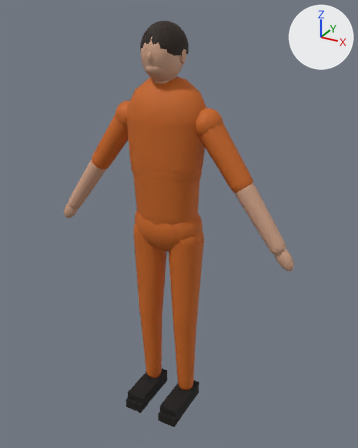
Two versions of the glTF model games/nyghtshade-hollow/tests/fixtures/raw/standin-mh-split.glb, one commit apart.
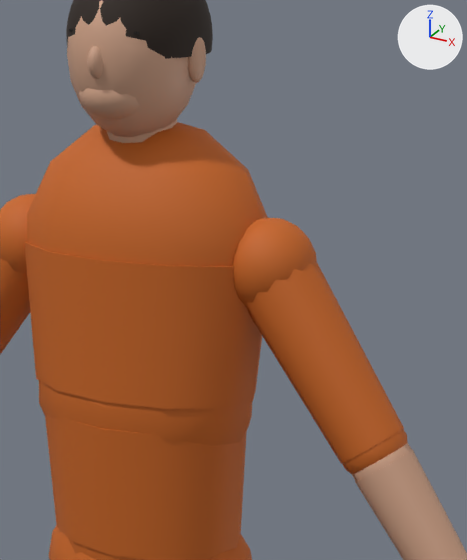
Old and new are each drawn whole from a 50 mm camera at (1.04, -1.787, 1.893) aimed at (0.047, 0.018, 0.99) and again close up on the part from 33% to 76% of the width and 8% to 49% of the height. Lighting does not change. The marker at upper right points along +X, +Y and +Z. The last two pictures show the newer version. Where no turn or scale is listed for an object, it has been applied to the vertices.

Names of what the first close-up shows: 'Body_skin', 'Clothes_bottom', 'Clothes_top', 'Face_skin', 'Hair_cards'.
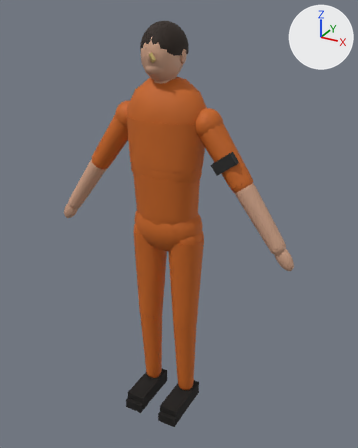
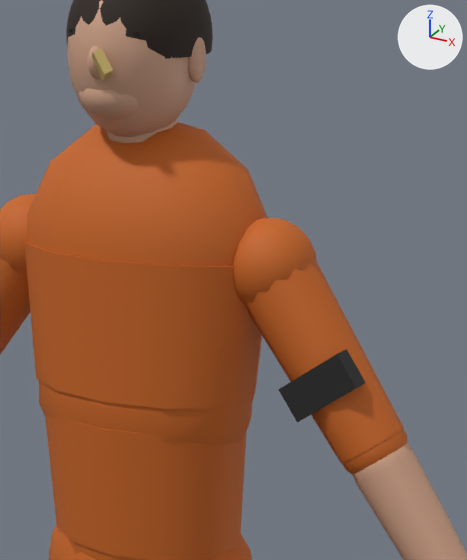
The change, as a list of edits to the scene's bpy script:
```text
Add mat_m_badge:
    mat_m_badge = principled_material('M_badge')
    mat_m_badge.base_color = (0.584, 0.44, 0.144)  # yellow #c9b16a
    mat_m_badge.roughness = 0.7
Add mat_m_radio:
    mat_m_radio = principled_material('M_radio')
    mat_m_radio.base_color = (0.016, 0.016, 0.016)  # black #222222
    mat_m_radio.roughness = 0.7
Add me_mesh_5_1:
    me_mesh_5_1.from_pydata([(-0.0029, -0.015, 0.0159), (0.0045, -0.0068, 0.0205), (0.013, -0.015, -0.0096), (0.0204, -0.0068, -0.005), (-0.013, 0.015, 0.0096), (-0.0204, 0.0068, 0.005), (0.0029, 0.015, -0.0159), (-0.0045, 0.0068, -0.0205)], [], [(0, 2, 1), (2, 3, 1), (4, 6, 5), (6, 7, 5), (4, 5, 1), (5, 0, 1), (7, 6, 2), (6, 3, 2), (5, 7, 0), (7, 2, 0), (1, 3, 4), (3, 6, 4)])
    me_mesh_5_1.materials.append(mat_m_badge)  # yellow #c9b16a
Add me_mesh_0_1:
    me_mesh_0_1.from_pydata([(0.0549, -0.0157, 0.0095), (0.0554, 0.0142, 0.0088), (-0.026, -0.0157, -0.0492), (-0.0255, 0.0142, -0.05), (0.026, 0.0157, 0.0492), (0.0255, -0.0142, 0.05), (-0.0549, 0.0157, -0.0095), (-0.0554, -0.0142, -0.0088)], [], [(0, 2, 1), (2, 3, 1), (4, 6, 5), (6, 7, 5), (4, 5, 1), (5, 0, 1), (7, 6, 2), (6, 3, 2), (5, 7, 0), (7, 2, 0), (1, 3, 4), (3, 6, 4)])
    me_mesh_0_1.materials.append(mat_m_radio)  # black #222222
Add ob_staticbadge:
    ob_staticbadge = bpy.data.objects.new('StaticBadge', me_mesh_5_1)
    ob_staticbadge.location = (0.013, -0.13, 1.717)
Add ob_staticradio:
    ob_staticradio = bpy.data.objects.new('StaticRadio', me_mesh_0_1)
    ob_staticradio.location = (0.287, -0.045, 1.323)
```

Boxes [x1, y1, x2, y2] around the edits, measured in the close-ups (467 x 560 px):
'StaticRadio', added (black): after [278, 349, 365, 422]
'StaticBadge', added: after [92, 48, 113, 81]
